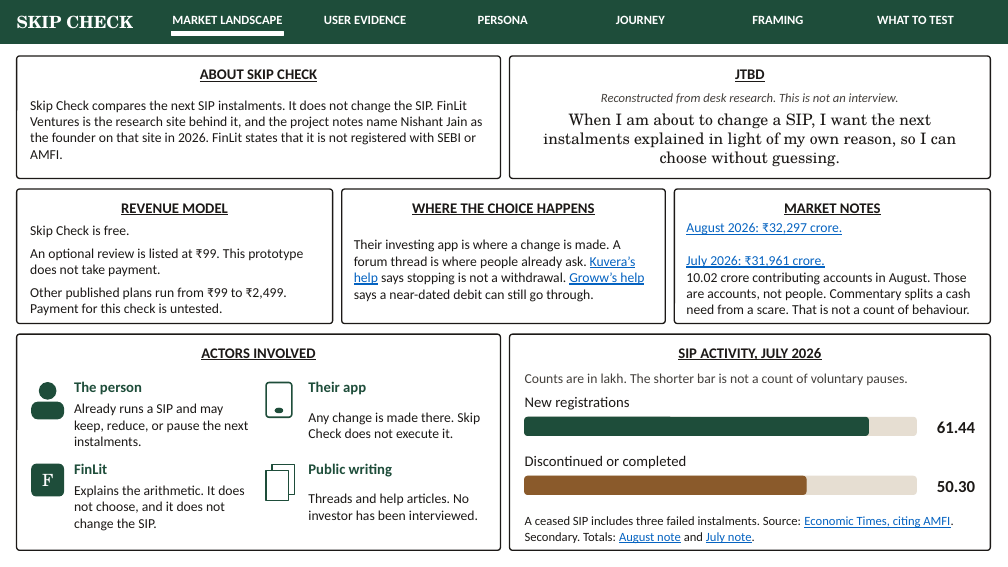
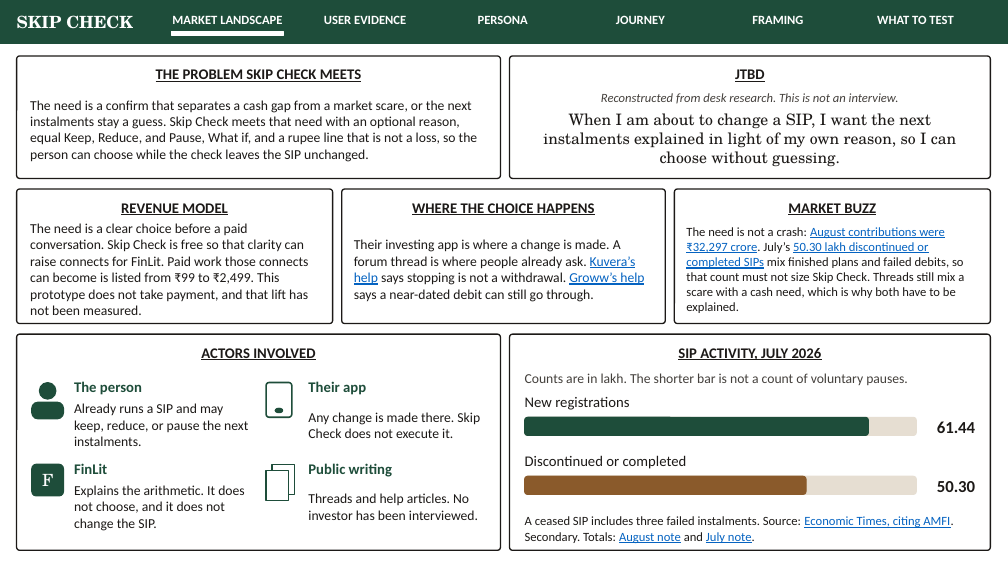
Before and after one commit to parthkapoor2402/finlit-ventures, a slide deck: slide 1 of presentation/out/finlit-skip-check-strategy.pptx. Drawn at 1008x567 pixels with LibreOffice and Linux fonts; fonts in the diff are those of the drawing. Boxes give left, top, right and bottom in pixels: in the first picture for what was removed or moved away, otherwise in the second. Text is boxed around its words. In the diff, an @@ line names an element or a change of style, - is before the commit and + after.

```diff
--- a/presentation/out/finlit-skip-check-strategy.pptx
+++ b/presentation/out/finlit-skip-check-strategy.pptx
@@ text at [156, 69, 361, 82]: text changed @@
-ABOUT SKIP CHECK
+THE PROBLEM SKIP CHECK MEETS
@@ text at [30, 100, 478, 162]: text changed @@
-Skip Check compares the next SIP instalments. It does not change the SIP. FinLit Ventures is the research site behind it, and the project notes name Nishant Jain as the founder on that site in 2026. FinLit states that it is not registered with SEBI or AMFI.
+The need is a confirm that separates a cash gap from a market scare, or the next instalments stay a guess. Skip Check meets that need with an optional reason, equal Keep, Reduce, and Pause, What if, and a rupee line that is not a loss, so the person can choose while the check leaves the SIP unchanged.
@@ text at [788, 203, 876, 215]: text changed @@
-MARKET NOTES
+MARKET BUZZ
@@ text at [30, 223, 309, 315]: text changed @@
-Skip Check is free.
-An optional review is listed at ₹99. This prototype does not take payment.
-Other published plans run from ₹99 to ₹2,499. Payment for this check is untested.
+The need is a clear choice before a paid conversation. Skip Check is free so that clarity can raise connects for FinLit. Paid work those connects can become is listed from ₹99 to ₹2,499. This prototype does not take payment, and that lift has not been measured.
@@ text at [686, 227, 964, 313]: text changed; size 13 to 12 pt @@
-August 2026: ₹32,297 crore.
-July 2026: ₹31,961 crore.
-10.02 crore contributing accounts in August. Those are accounts, not people. Commentary splits a cash need from a scare. That is not a count of behaviour.
+The need is not a crash: August contributions were ₹32,297 crore. July’s 50.30 lakh discontinued or completed SIPs mix finished plans and failed debits, so that count must not size Skip Check. Threads still mix a scare with a cash need, which is why both have to be explained.
```
Also in this commit, not shown: 2 other files.
